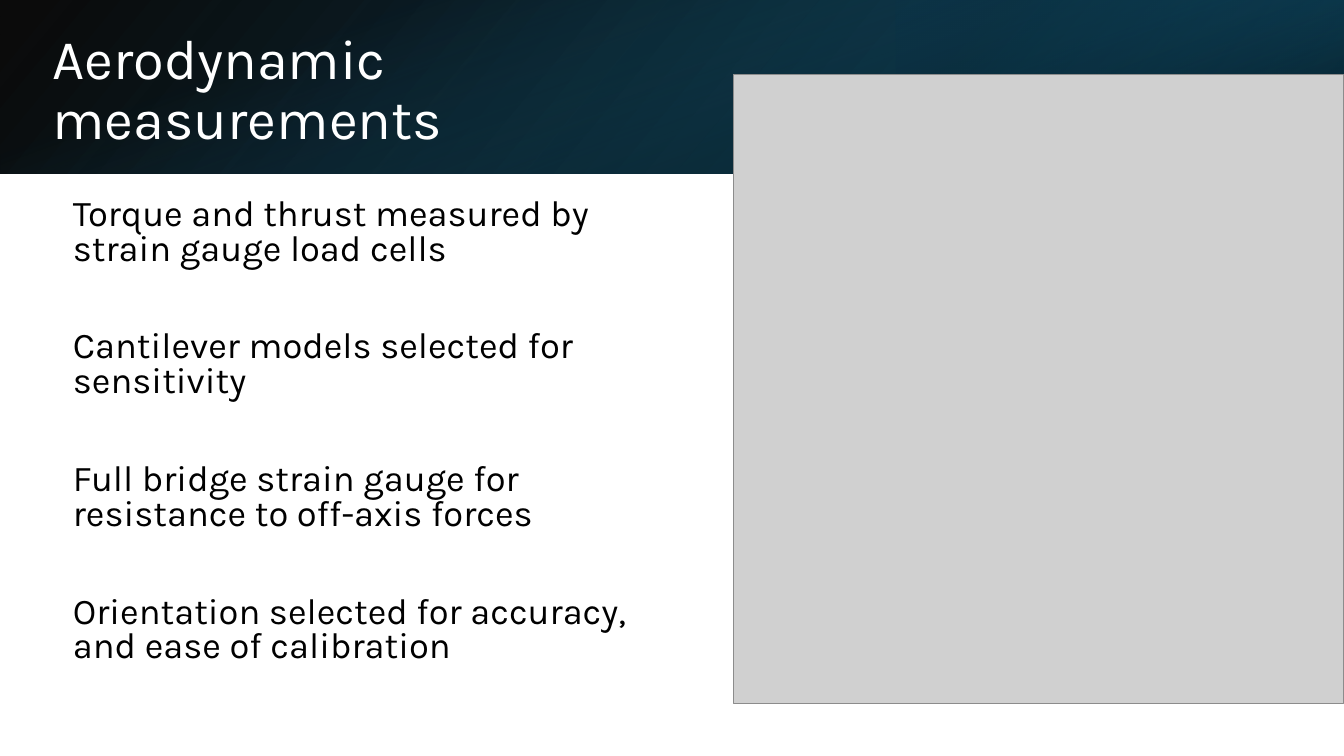
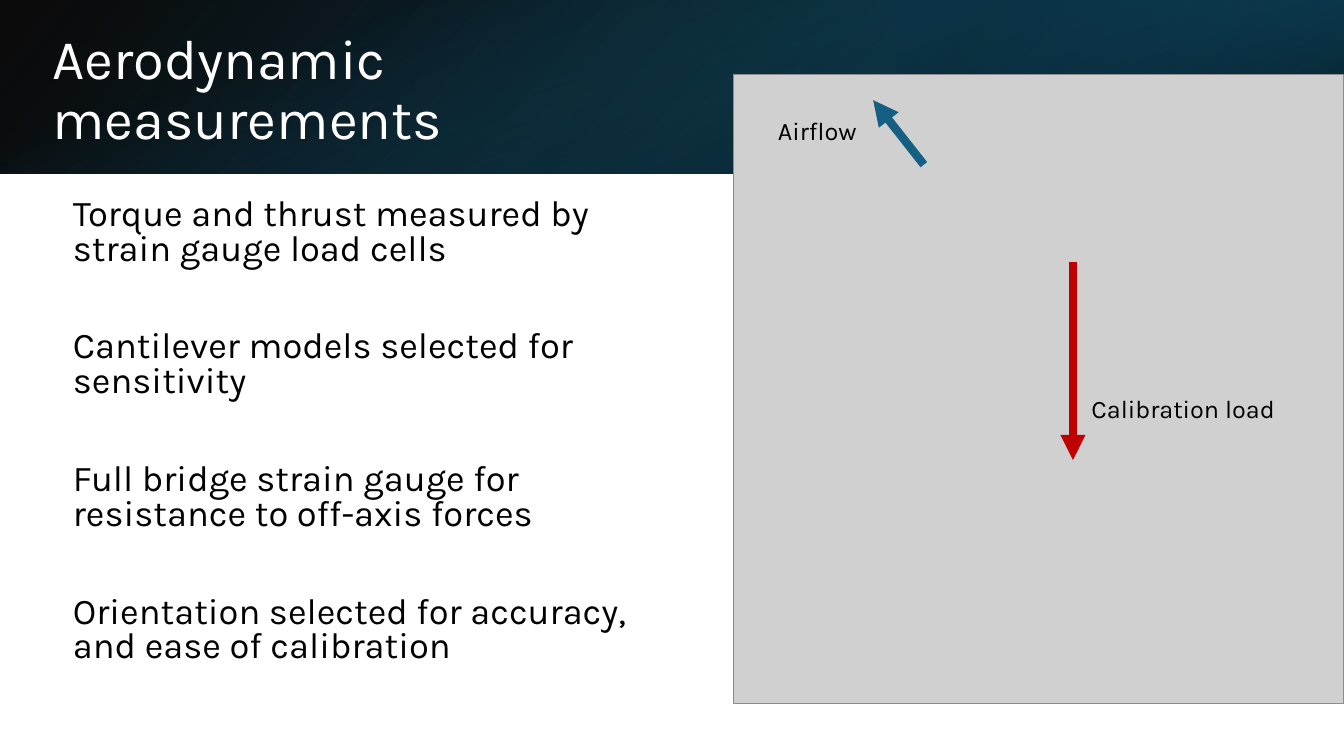
Before and after one commit to lpender3672/propeller-acoustics, a slide deck: slide 11 of deliverables/michaelmas_presentation.pptx (slide 10 before the commit). Drawn at 1344x756 pixels with LibreOffice and Linux fonts; fonts in the diff are those of the drawing; grey boxes stand for pictures. Boxes give left, top, right and bottom in pixels: in the first picture for what was removed or moved away, otherwise in the second. Text is boxed around its words. In the diff, an @@ line names an element or a change of style, - is before the commit and + after.

```diff
--- a/deliverables/michaelmas_presentation.pptx
+++ b/deliverables/michaelmas_presentation.pptx
@@ arrow added from (925, 164) to (873, 100), #156082 6 pt @@
@@ text added at [778, 122, 857, 141], 18 pt, text #000000 @@
+Airflow
@@ arrow added from (1073, 262) to (1073, 460), #C00000 6 pt @@
@@ text added at [1091, 400, 1275, 419], 18 pt, text #000000 @@
+Calibration load
```
Also in this commit, not shown: 8 other slides changed, 1 slide added.
